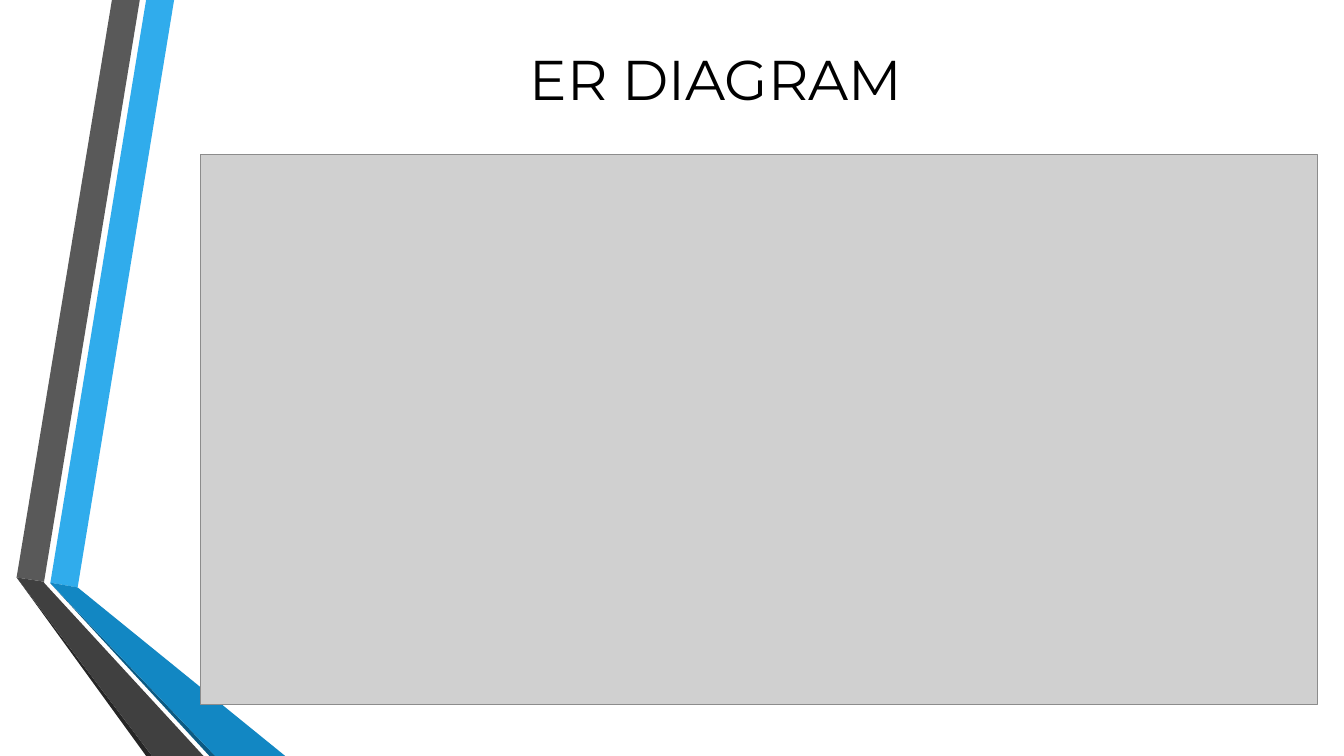
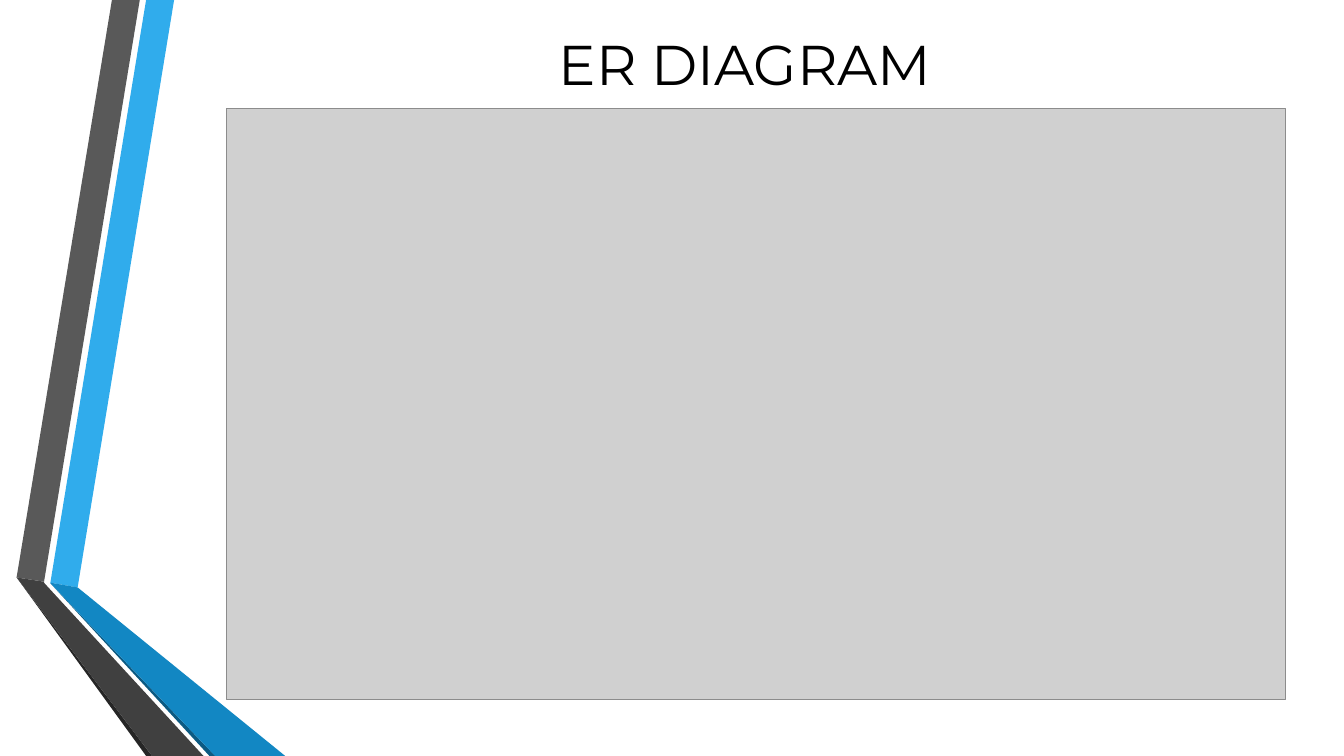
Before and after one commit to Vruchi0321/Hibernate_Project, a slide deck: slide 5 of LMS.pptx (slide 8 before the commit). Drawn at 1344x756 pixels with LibreOffice and Linux fonts; fonts in the diff are those of the drawing; grey boxes stand for pictures; background and template pictures are left out. Boxes give left, top, right and bottom in pixels: in the first picture for what was removed or moved away, otherwise in the second. Text is boxed around its words. In the diff, an @@ line names an element or a change of style, - is before the commit and + after.

```diff
--- a/LMS.pptx
+++ b/LMS.pptx
@@ title "ER DIAGRAM": place and size @@
-title "ER DIAGRAM" at [530, 60, 902, 101]
+title "ER DIAGRAM" at [559, 45, 931, 86]
@@ picture: place and size @@
-picture at [201, 155, 1319, 705]
+picture at [227, 108, 1287, 700]
```
Also in this commit, not shown: 2 other slides changed, 6 slides added, 9 slides removed.
